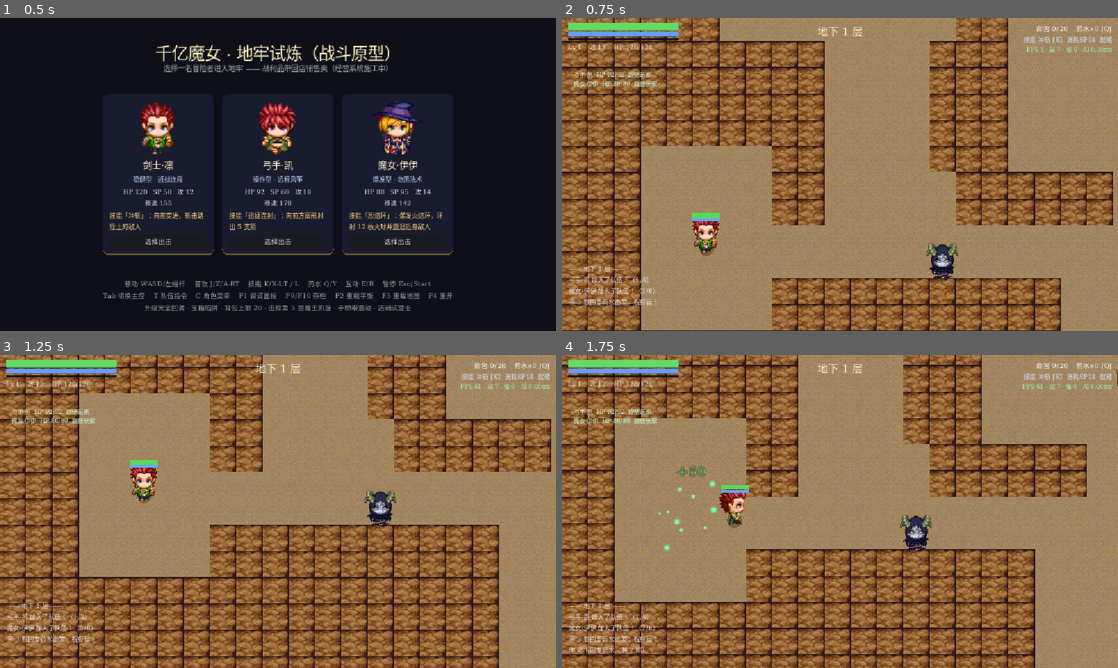
Above: before the commit, frames 1-4 (two rows, left to right).
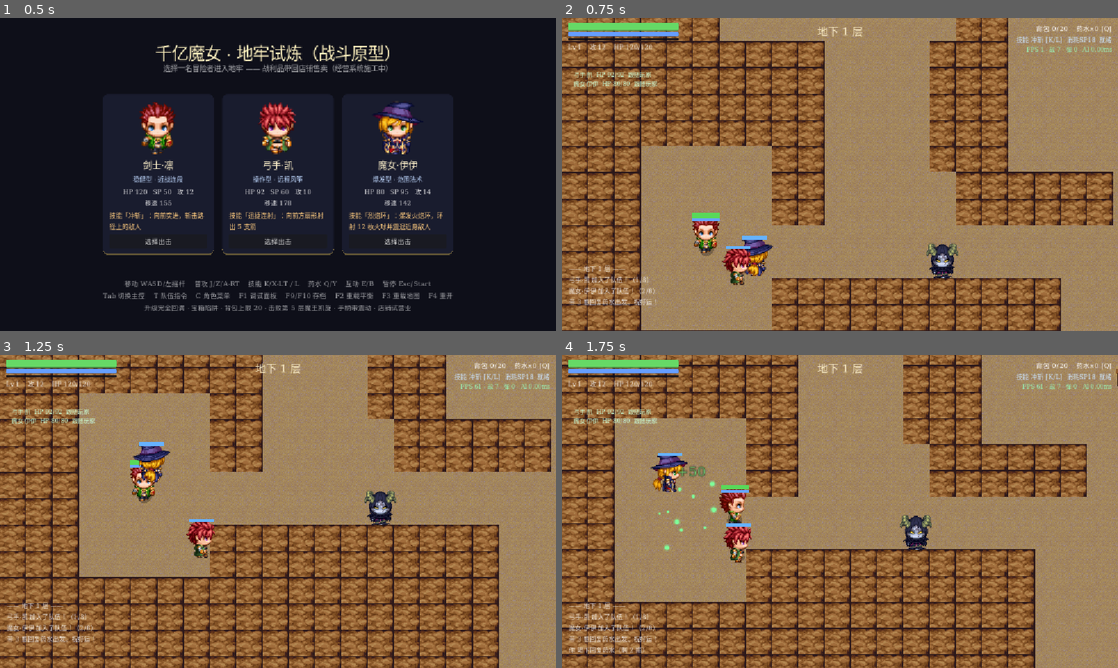
Above: after the commit, the same moments.

Repository: 118coder/qianyi-monv
Game: Godot game, scene res://arpg/main.tscn
Same seed, same stepped clock (60 frames per second), same inputs: the game is played once before the commit and once after it.
Inputs (mouse positions are in pixels of both pictures, inside the frame that each line leads up to):
- Up to frame 1 (0.5 s): no input
- Up to frame 2 (0.75 s): click "选择出击" at 0.5 s
- Up to frame 3 (1.25 s): no input
- Up to frame 4 (1.75 s): tap Enter at 1.25 s; move the mouse to (962, 495) at 1.27 s; hold D (move_right) from 1.28 s (still down); tap Q (potion) at 1.35 s; click (962, 495) at 1.42 s; tap Space at 1.52 s

Frame 1 is identical in both runs. In frame 2, 1.0% of the frame differs, in the area x 28-99%, y 5-86%; in frame 3, 1.1%, in the area x 23-99%, y 5-65%; in frame 4, 1.1%.

Commit message:
修复队友隐形（绘制层级）+ 技能栏读新技能表 + RPG八件套 + docs

Diff:
--- a/arpg/hud.gd
+++ b/arpg/hud.gd
@@ -605,8 +605,11 @@
 	lv_label.text = "Lv %d    攻 %d    HP %d/%d" % [player.level, player.atk, player.hp, player.max_hp]
 	floor_label.text = "地下 %d 层%s" % [floor_no, "　★ BOSS" if boss_floor else ""]
 	bag_label.text = "背包 %d/%d    药水×%d [Q]" % [bag_n, ArpgBalance.BAG_CAP, potion_n]
-	var sk: Dictionary = player.tpl["skill"]
-	skill_label.text = "技能 %s [K]  消耗SP%d  %s" % [sk["name"], sk["sp"], ("冷却中" if player.skill_cd > 0.0 else "就绪")]
+	var sks: Array = player.available_skills()
+	var sk: Dictionary = ArpgBalance.data.get("skills", {}).get(str(sks[0]) if sks.size() > 0 else "", {})
+	if sk.is_empty():
+		sk = player.tpl.get("skill", {})
+	skill_label.text = "技能 %s [K/L]  消耗SP%d  %s" % [sk.get("name", "?"), sk.get("sp", 0), ("冷却中" if player.skill_cd > 0.0 else "就绪")]
 
 
 func set_perf(fps: int, mob_n: int, proj_n: int, sim_ms: float) -> void:
--- a/arpg/main.gd
+++ b/arpg/main.gd
@@ -106,9 +106,10 @@
 		var bot := ArpgAutopilot.new()
 		bot.main = self
 		add_child(bot)
-	# 队友节点容器（挂 main 下：换层不销毁，y-sort 内部排序）
+	# 队友节点容器（挂 main 下：换层不销毁；z=5 保证在世界地板/敌群之上可见）
 	party_root = Node2D.new()
 	party_root.y_sort_enabled = true
+	party_root.z_index = 5
 	add_child(party_root)
 	# 热重载：balance.json 保存即生效；地图改动提示 F3
 	ArpgBalance.reload_data()
Not shown, added: tests/visual_menu.gd.uid
